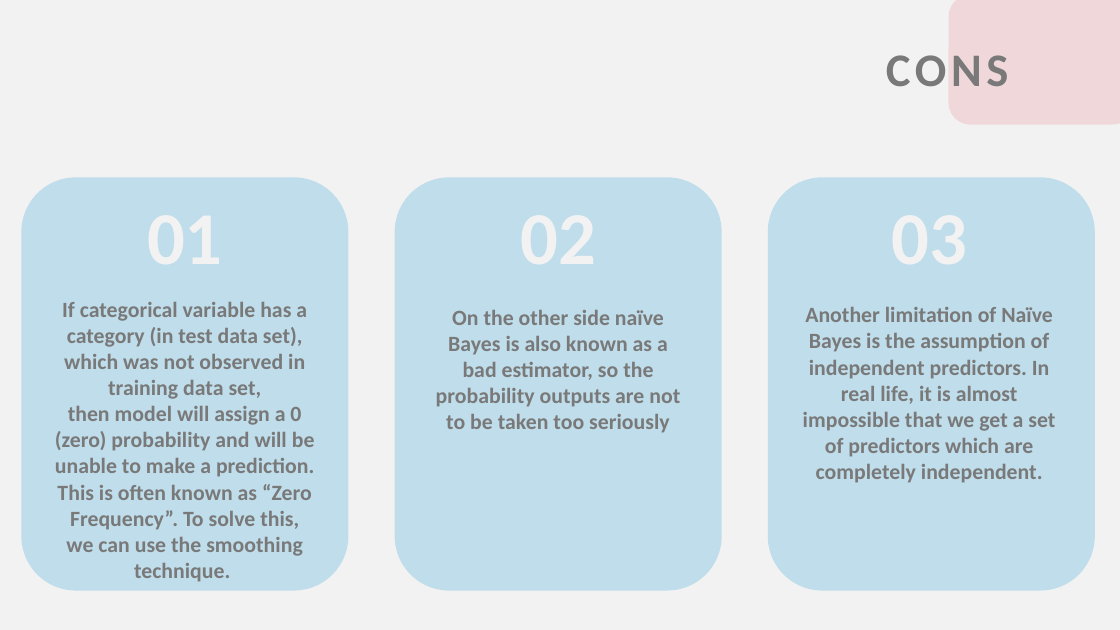
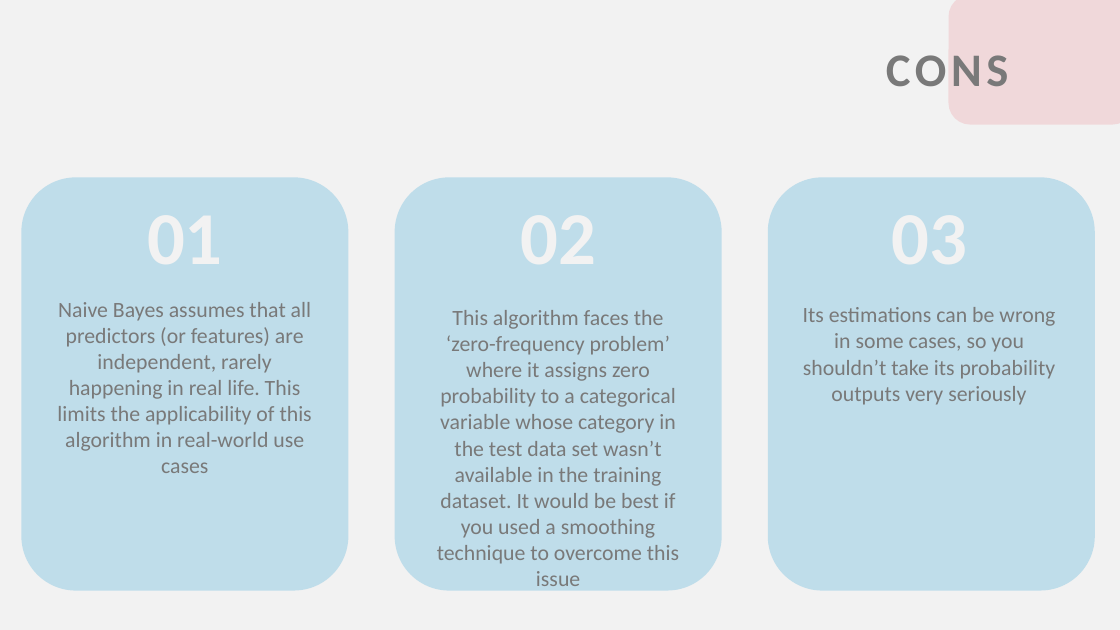
Before and after one commit to Yasmeenmad/data_science_assignments, a slide deck: slide 13 of Week6/Intro_to_Modeling_and_Basic_Concepts/Naive Bayes Classifier.pptx. Drawn at 1120x630 pixels with LibreOffice and Linux fonts; fonts in the diff are those of the drawing. Boxes give left, top, right and bottom in pixels: in the first picture for what was removed or moved away, otherwise in the second. Text is boxed around its words. In the diff, an @@ line names an element or a change of style, - is before the commit and + after.

```diff
--- a/Week6/Intro_to_Modeling_and_Basic_Concepts/Naive Bayes Classifier.pptx
+++ b/Week6/Intro_to_Modeling_and_Basic_Concepts/Naive Bayes Classifier.pptx
@@ text at (57,302,312,473): text changed; bold off @@
-If categorical variable has a category (in test data set), which was not observed in training data set, then model will assign a 0 (zero) probability and will be unable to make a prediction. This is often known as “Zero Frequency”. To solve this, we can use the smoothing technique.
+Naive Bayes assumes that all predictors (or features) are independent, rarely happening in real life. This limits the applicability of this algorithm in real-world use cases
@@ text at (437,310,679,593): text changed; bold off @@
-On the other side naïve Bayes is also known as a bad estimator, so the probability outputs are not to be taken too seriously
+This algorithm faces the ‘zero-frequency problem’ where it assigns zero probability to a categorical variable whose category in the test data set wasn’t available in the training dataset. It would be best if you used a smoothing technique to overcome this issue
@@ text at (803,307,1056,405): text changed; bold off @@
-Another limitation of Naïve Bayes is the assumption of independent predictors. In real life, it is almost impossible that we get a set of predictors which are completely independent.
+Its estimations can be wrong in some cases, so you shouldn’t take its probability outputs very seriously
```
Also in this commit, not shown: 2 other slides changed, 1 slide added, 1 slide removed.
